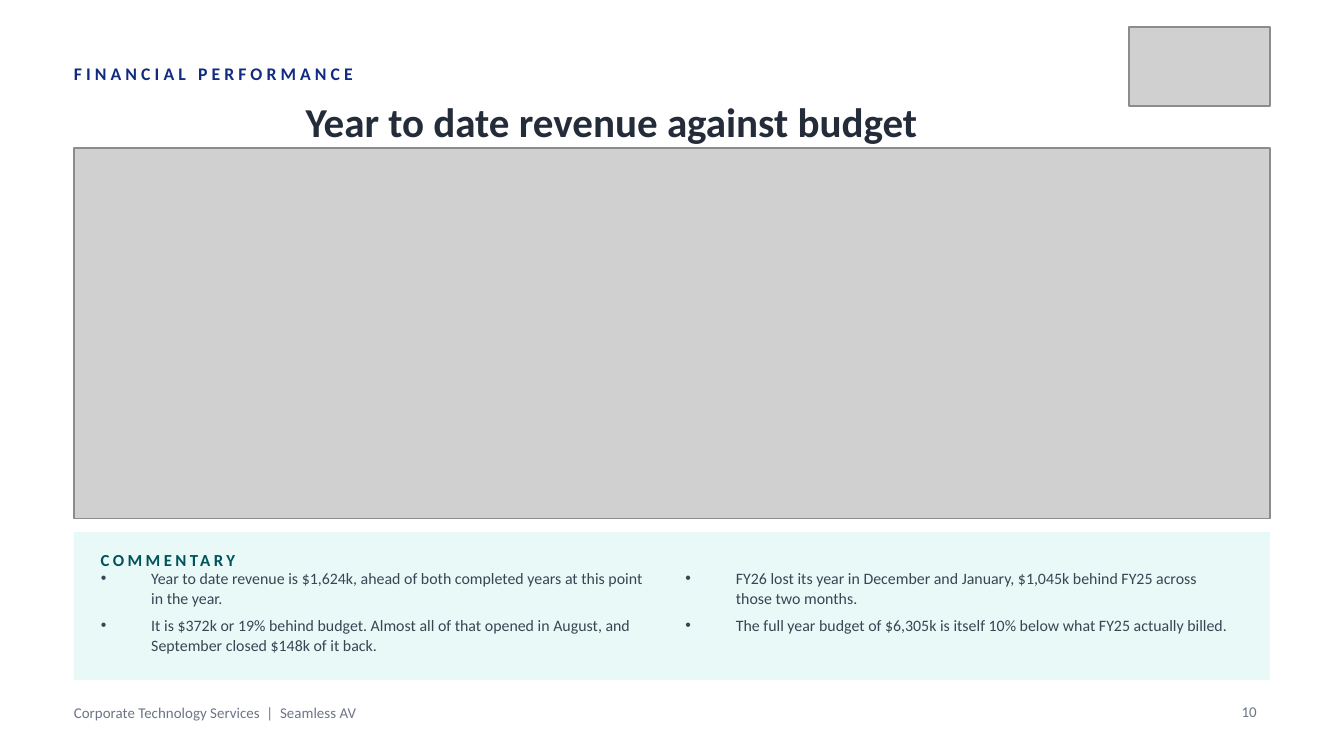
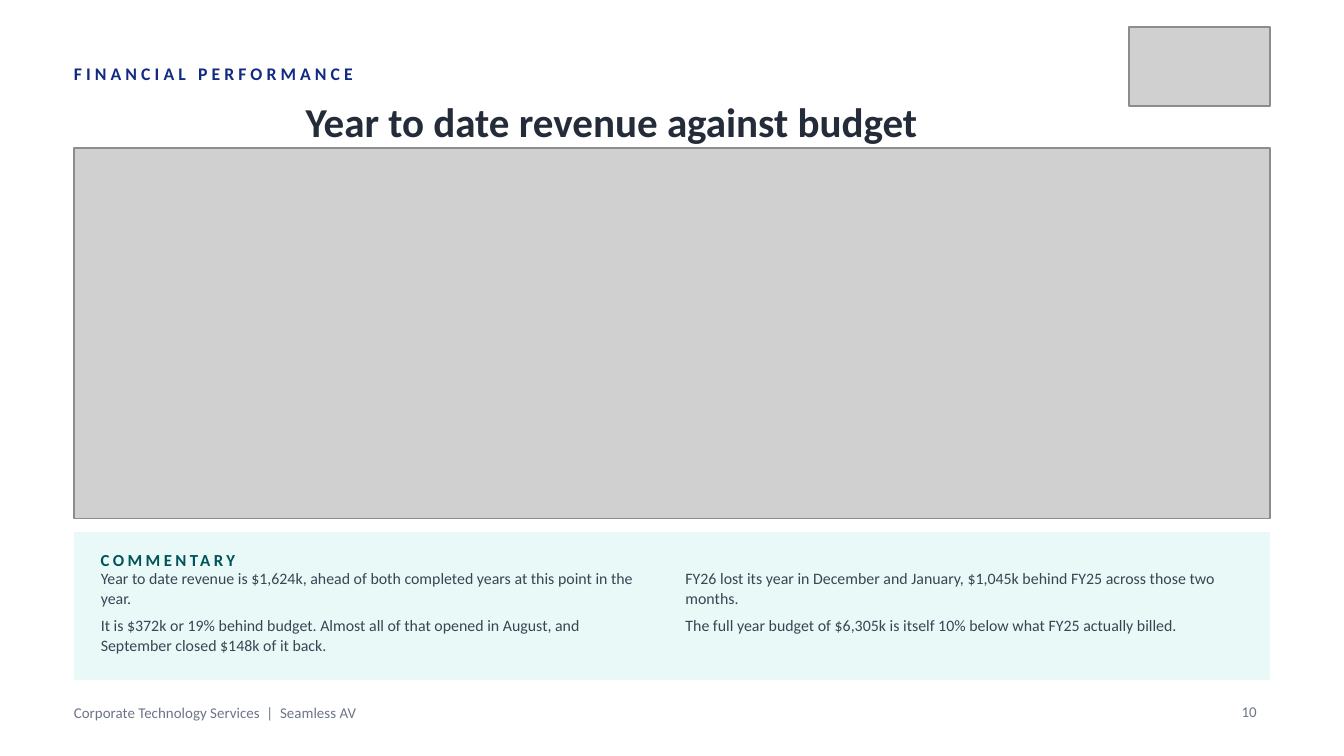
Before and after one commit to WesleyNelson-O33/Claude, a slide deck: slide 10 of deck/CTS Monthly Business Review - 30092026.pptx. Drawn at 1344x756 pixels with LibreOffice and Linux fonts; fonts in the diff are those of the drawing; grey boxes stand for pictures. Boxes give left, top, right and bottom in pixels: in the first picture for what was removed or moved away, otherwise in the second. Text is boxed around its words. In the diff, an @@ line names an element or a change of style, - is before the commit and + after.

```diff
--- a/deck/CTS Monthly Business Review - 30092026.pptx
+++ b/deck/CTS Monthly Business Review - 30092026.pptx
@@ text "Year to date revenue is ..." at (101,573,633,654): bullet • to none @@
@@ text "FY26 lost its year in ..." at (685,573,1215,634): bullet • to none @@
```
Also in this commit, not shown: 38 other slides changed, 1 other file.
